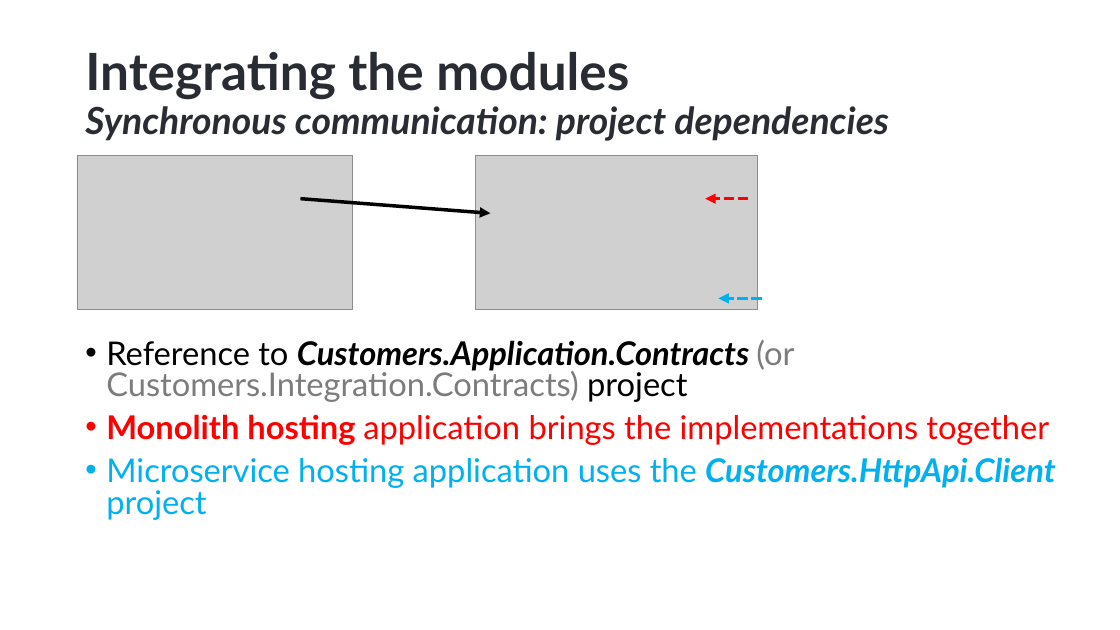
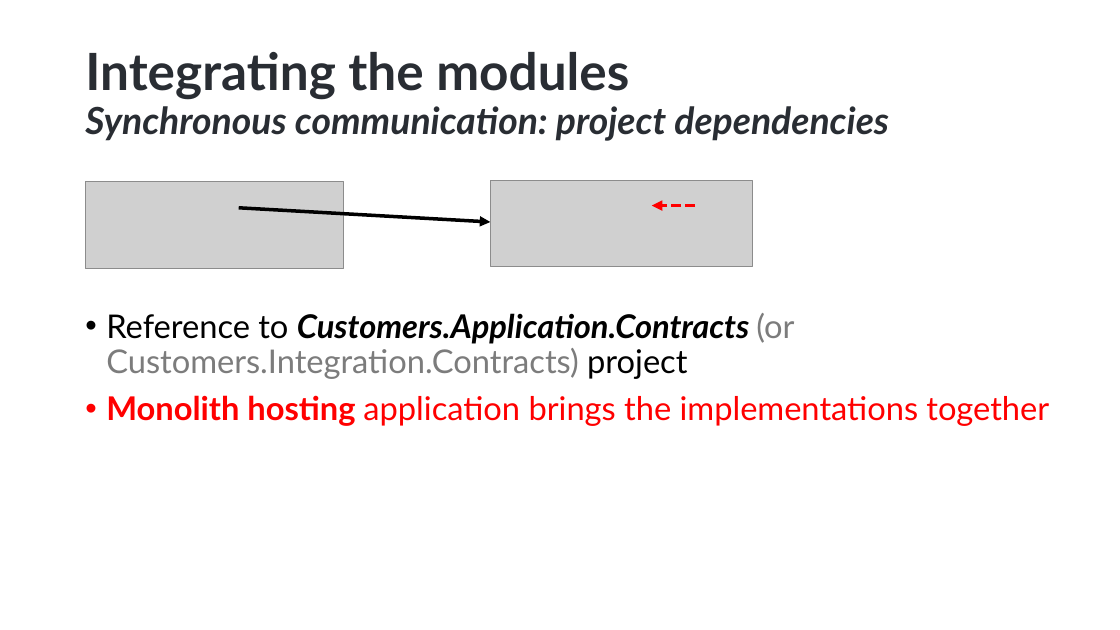
Before and after one commit to hikalkan/presentations, a slide deck: slide 24 of 2025-04-16 Roma Designing Monolith First For Microservices/Monolith First Presentation 1 - short.pptx (slide 26 before the commit). Drawn at 1120x630 pixels with LibreOffice and Linux fonts; fonts in the diff are those of the drawing; grey boxes stand for pictures; background and template pictures are left out. Boxes give left, top, right and bottom in pixels: in the first picture for what was removed or moved away, otherwise in the second. Text is boxed around its words. In the diff, an @@ line names an element or a change of style, - is before the commit and + after.

```diff
--- a/2025-04-16 Roma Designing Monolith First For Microservices/Monolith First Presentation 1 - short.pptx
+++ b/2025-04-16 Roma Designing Monolith First For Microservices/Monolith First Presentation 1 - short.pptx
@@ picture: place and size @@
-picture at [77, 155, 353, 309]
+picture at [86, 181, 344, 269]
@@ arrow moved from (301, 199) - (491, 213) to (239, 208) - (491, 222) @@
@@ picture: place and size @@
-picture at [476, 155, 757, 309]
+picture at [491, 181, 753, 266]
@@ arrow moved from (749, 199) - (706, 199) to (696, 206) - (652, 206) @@
@@ arrow removed from (762, 298) to (718, 298) @@
@@ text "Reference to Customers.Application.Contracts (or Customers.I ...": place and size @@
-text "Reference to Customers.Application.Contracts (or Customers.I ..." at [106, 340, 1056, 520]
+text "Reference to Customers.Application.Contracts (or Customers.I ..." at [106, 313, 1049, 426]
@@ text "Reference to Customers.Application.Contracts (or Customers.I ..." at [106, 313, 1049, 426]: line spacing 0.8 to 0.9 @@
@@ text at [106, 457, 1056, 520]: paragraph removed @@
-• Microservice hosting application uses the Customers.HttpApi.Client project
```
